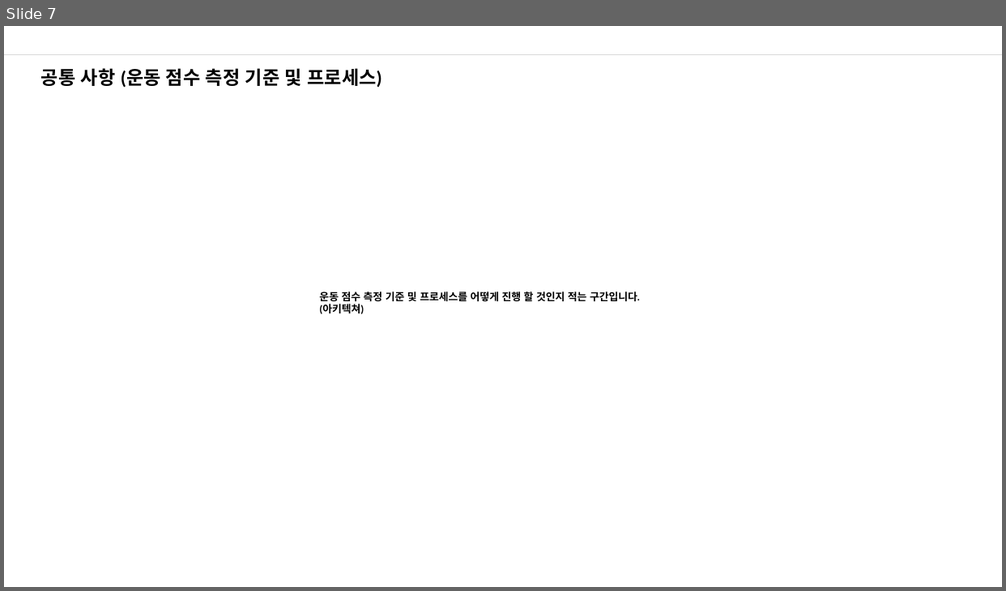
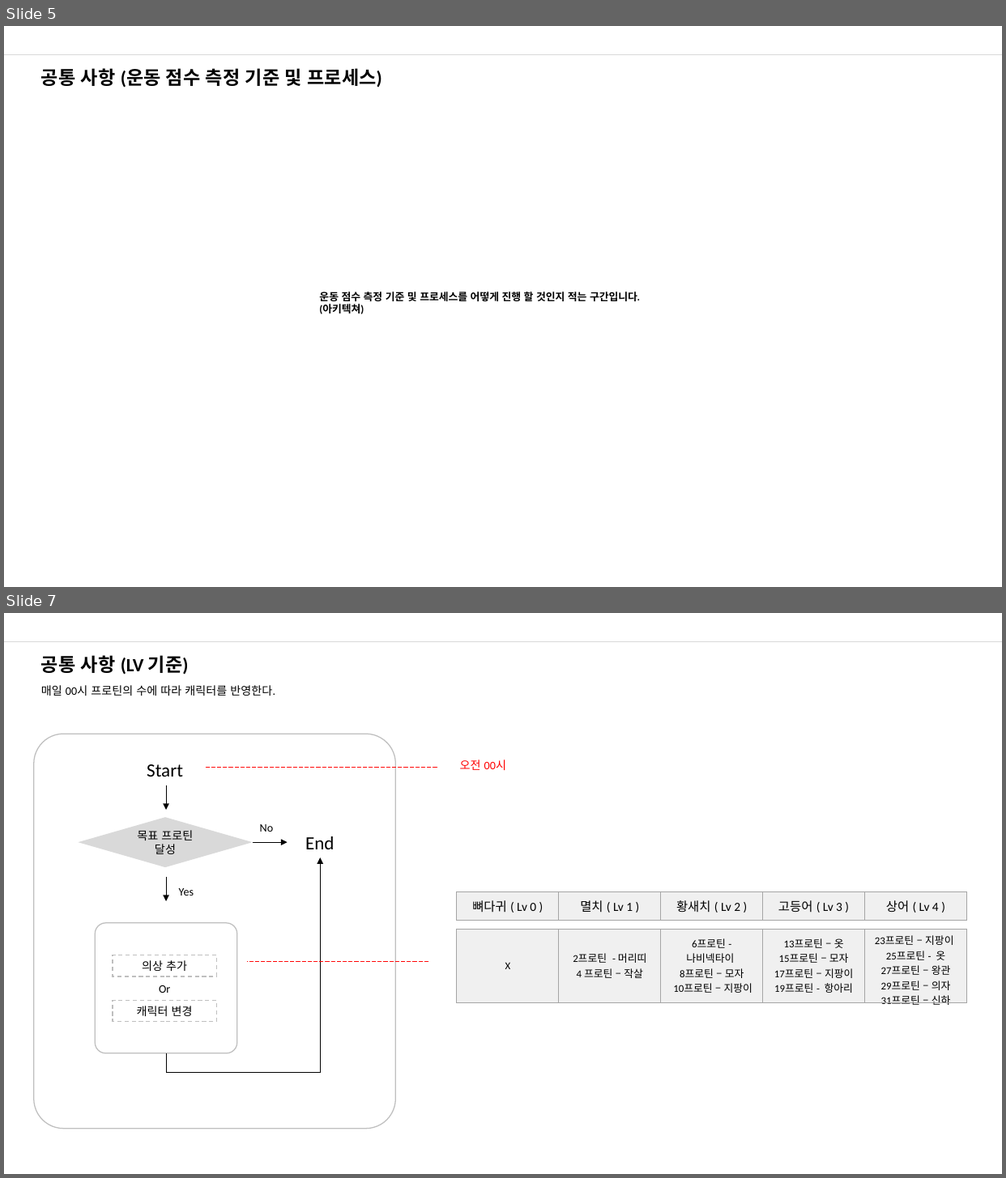
Before and after one commit to nohminkyoung/Final_project, a slide deck: finalproject_화면설계.pptx. Shown one above the other, each under a label of ours: slide 7 before the commit, slides 5 and 7 after it; the slides between them are not shown. The pictures are 1006x591 and 1006x1178 pixels, drawn with LibreOffice and Linux fonts; fonts in the diff are those of the drawing. Boxes give left, top, right and bottom in pixels: in the first picture for what was removed or moved away, otherwise in the second. Text is boxed around its words. In the diff, an @@ line names an element or a change of style, - is before the commit and + after.

Commit message:
화면 설계 프로세스 추가 및 라벨 추가

```diff
--- a/finalproject_화면설계.pptx
+++ b/finalproject_화면설계.pptx
@@ slide 7 added at (4, 613, 1002, 1174), background #FFFFFF; not listed: 1 template element that a slide beside it also shows @@
@@ text added at (41, 655, 189, 675), 18 pt, text #000000, bold @@
+공통 사항 (LV 기준)
@@ text added at (41, 685, 275, 696), 11 pt, text #000000 @@
+매일 00시 프로틴의 수에 따라 캐릭터를 반영한다.
@@ rounded rectangle added at (34, 734, 395, 1129), outline #BFBFBF 1 pt @@
@@ text added at (147, 764, 183, 777), 18 pt, text #000000 @@
+Start
@@ line added from (437, 767) to (206, 767), #FF0000 0.5 pt dashed @@
@@ text added at (460, 760, 506, 770), 11 pt, text #FF0000 @@
+오전 00시
@@ arrow added from (167, 786) to (167, 810), #000000 0.5 pt @@
@@ diamond added at (78, 817, 253, 867), fill #D9D9D9, 11 pt, text #000000 @@
+목표 프로틴
+달성
@@ text added at (260, 824, 274, 832), 11 pt, text #000000 @@
+No
@@ arrow added from (253, 842) to (287, 842), #000000 0.5 pt @@
@@ text added at (305, 837, 334, 850), 18 pt, text #000000 @@
+End
@@ arrow added from (167, 876) to (167, 901), #000000 0.5 pt @@
@@ elbow arrow added from (167, 1054) to (320, 858), #000000 0.5 pt @@
@@ text added at (179, 888, 194, 896), 11 pt, text #000000 @@
+Yes
@@ table added at (457, 892, 966, 920), 1 rows, 5 columns @@
+뼈다귀 ( Lv 0 ) | 멸치 ( Lv 1 ) | 황새치 ( Lv 2 ) | 고등어 ( Lv 3 ) | 상어 ( Lv 4 )
@@ rounded rectangle added at (96, 923, 237, 1053), outline #BFBFBF 1 pt @@
@@ table added at (457, 929, 966, 1008), 1 rows, 5 columns @@
+X | 2프로틴 - 머리띠 / 4 프로틴 – 작살 | 6프로틴 - 나비넥타이 / 8프로틴 – 모자 / 10프로틴 – 지팡이 | 13프로틴 – 옷 / 15프로틴 – 모자 / 17프로틴 – 지팡이 / 19프로틴 - 항아리 | 23프로틴 – 지팡이 / 25프로틴 - 옷 / 27프로틴 – 왕관 / 29프로틴 – 의자 / 31프로틴 – 신하
@@ rectangle added at (113, 955, 216, 977), outline #BFBFBF 1 pt dashed, 11 pt, text #000000 @@
+의상 추가
@@ line added from (428, 962) to (247, 962), #FF0000 0.5 pt dashed @@
@@ rectangle added at (113, 1000, 216, 1022), outline #BFBFBF 1 pt dashed, 11 pt, text #000000 @@
+캐릭터 변경
@@ text added at (159, 986, 170, 993), 11 pt, text #000000 @@
+Or
@@ what was slide 7 is now slide 5 @@
```
Also in this commit, not shown: 5 slides changed, 2 other slides added, 1 slide removed, 3 other files.
